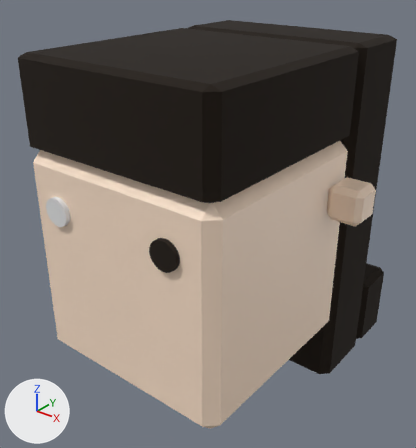
One commit to the glTF model public/me.glb: the scene before it, then after it.
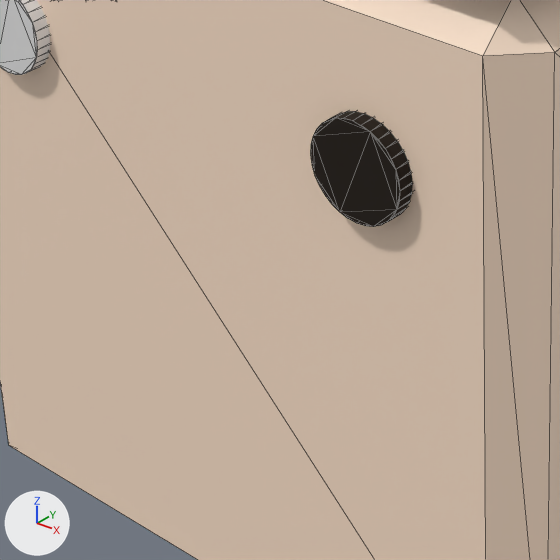
Old and new are each drawn whole from a camera (50 mm lens) standing at (2.2, -2.42, 1.92) and looking at (-0.21, 0.59, 0.05) and again close up on the part from 13% to 54% of the width and 46% to 83% of the height. The axes (+X, +Y, +Z) are drawn at lower left. The lights are the same throughout. The close-ups show mesh edges as thin lines. Where no turn or scale is listed for an object, it has been applied to the vertices.
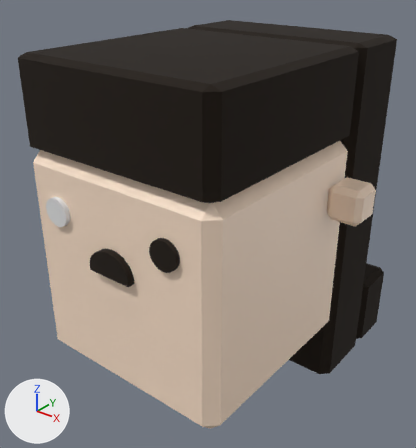
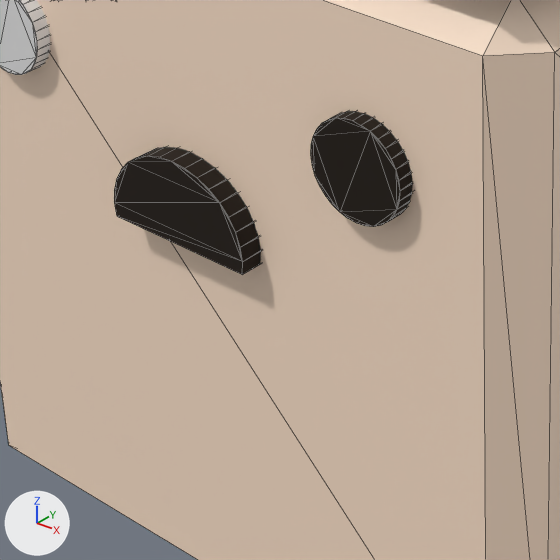
The change in detail:
Mesh me_cylinder_002 is new.
It has 38 vertices, 72 faces and spans x -0.165..0.165, y -0.357..0.357, z -0.031..0.142.
It uses material mat_material_001 (black #190d00).
Object 'Cylinder.002' (ob_cylinder_002) is new; it shows me_cylinder_002.
Its location is (-0.05, -0.182, 0.197).

Changed parts and their boxes [x1, y1, x2, y2] in the close-ups (560 x 560 px):
'Cylinder.002', added (black)
    after: [114, 147, 261, 274]
